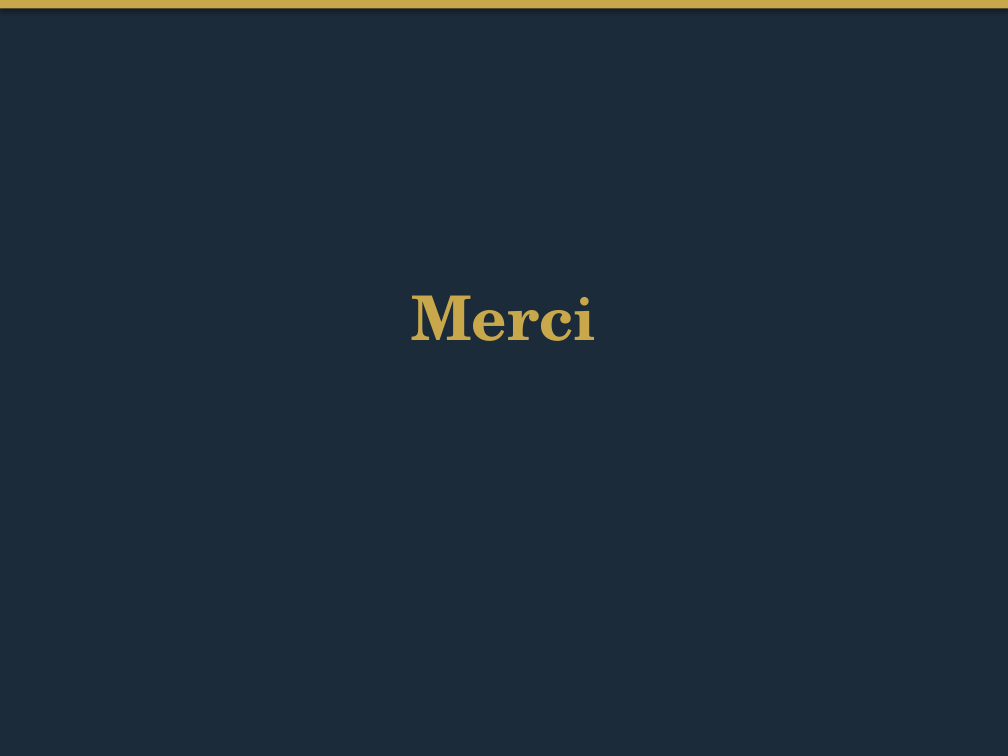
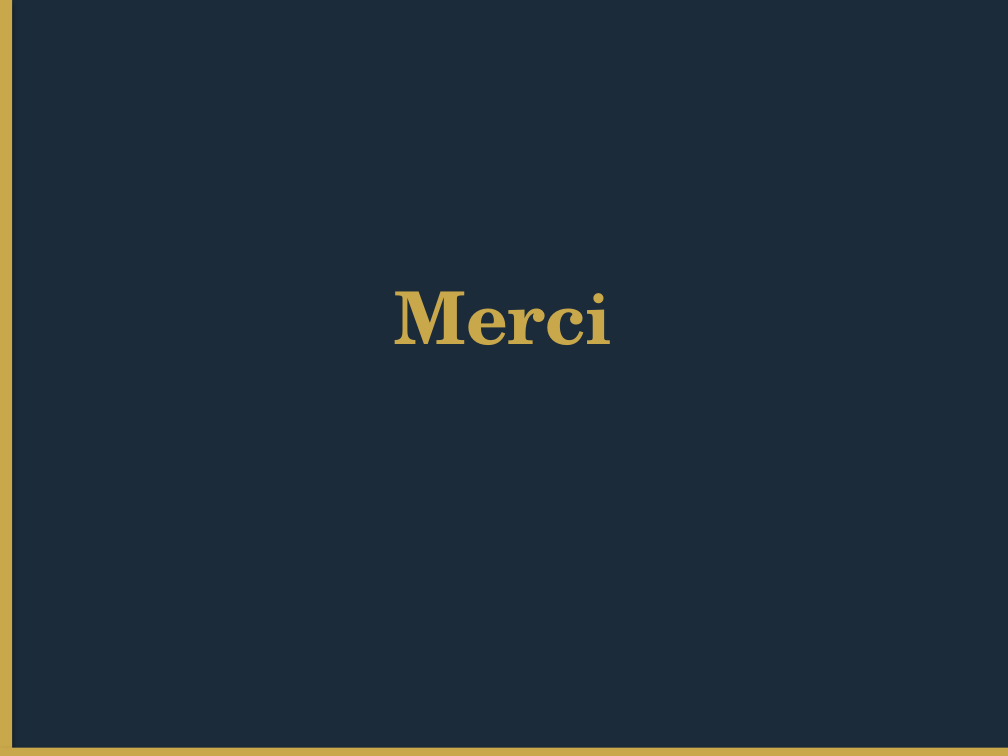
Before and after one commit to matisselebretonmatisselebreton-arch/salut, a slide deck: slide 5 of output/test_corporate_redesigned.pptx. Drawn at 1008x756 pixels with LibreOffice and Linux fonts; fonts in the diff are those of the drawing. Boxes give left, top, right and bottom in pixels: in the first picture for what was removed or moved away, otherwise in the second. Text is boxed around its words. In the diff, an @@ line names an element or a change of style, - is before the commit and + after.

```diff
--- a/output/test_corporate_redesigned.pptx
+++ b/output/test_corporate_redesigned.pptx
@@ rectangle: place and size @@
-rectangle at [0, 0, 1008, 8]
+rectangle at [0, 0, 12, 756]
@@ title "Merci" at [395, 291, 613, 345]: size 44 to 52 pt @@
@@ rectangle added at [0, 748, 1008, 756], fill #C8A84B @@
```
Also in this commit, not shown: 4 other slides changed, 1 other file.
